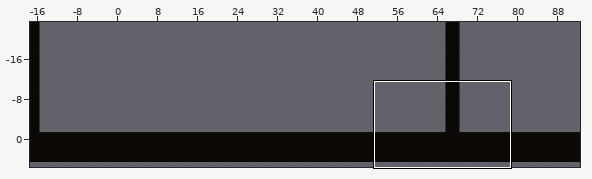
Two states of a Tiled map, Assets/Tiled/Level1TileMap/map1-5.tmx. Above, an overview of the earlier version with the close-up marked.
Close-up. Earlier state:
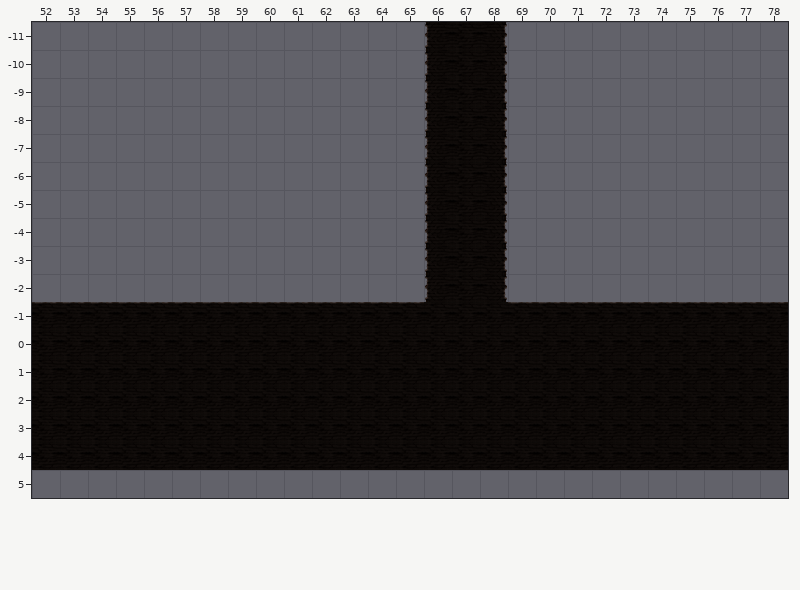
Cells are 256x256 px. Shown: x 52..78, y -11..5. The commit also changed other parts of the map, which this record leaves out.
Once edited:
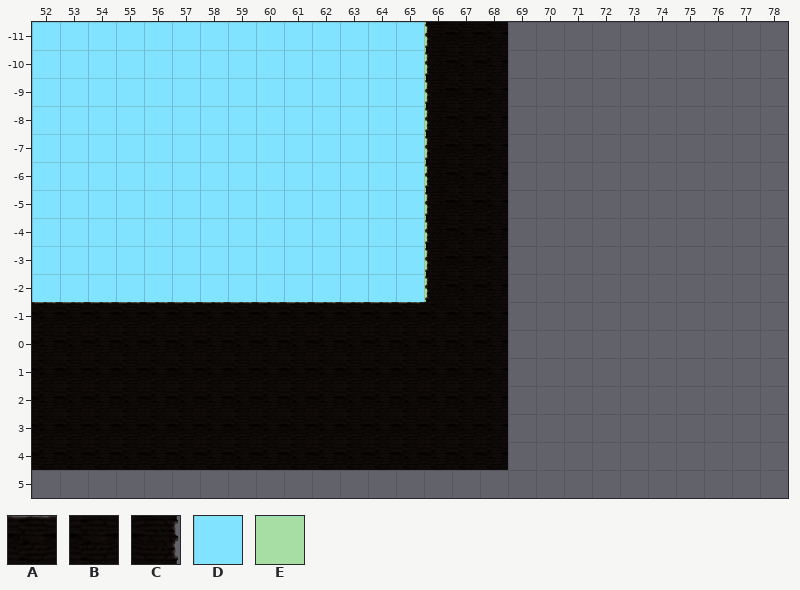
Key: from "Level1 Tileset": A 0, B 8, C 10; from "ruleprient256": D 30, E 38.
_ is an empty cell.
Tiles of an added or newly shown layer are drawn over the layers below it.
The edit:
Layer "prototype" (now shown):
The author put tile D in rows -11 to -2 at x 52 to 65.
The author put tile E in rows -11 to -2 at x 66; in row -1 at x 52 to 65.
Layer "ground":
Tile C becomes tile B in rows -11 to -2 at x 68.
The author cleared tile A in row -1 at x 69 to 78.
The author cleared tile B in rows 0 to 4 at x 69 to 78.
Where, in picture pixels (left, top, right, bottom), the same in both close-ups:
added: (32, 22, 428, 303)
changed: (485, 22, 788, 470)
